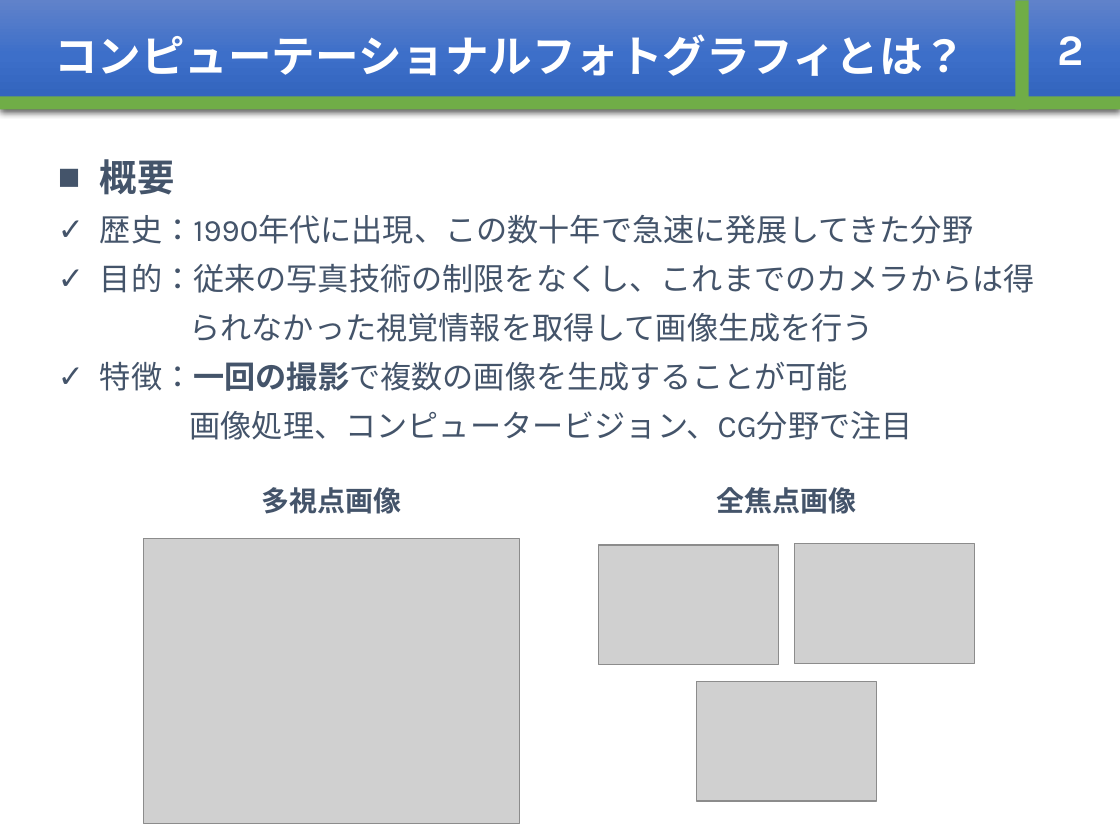
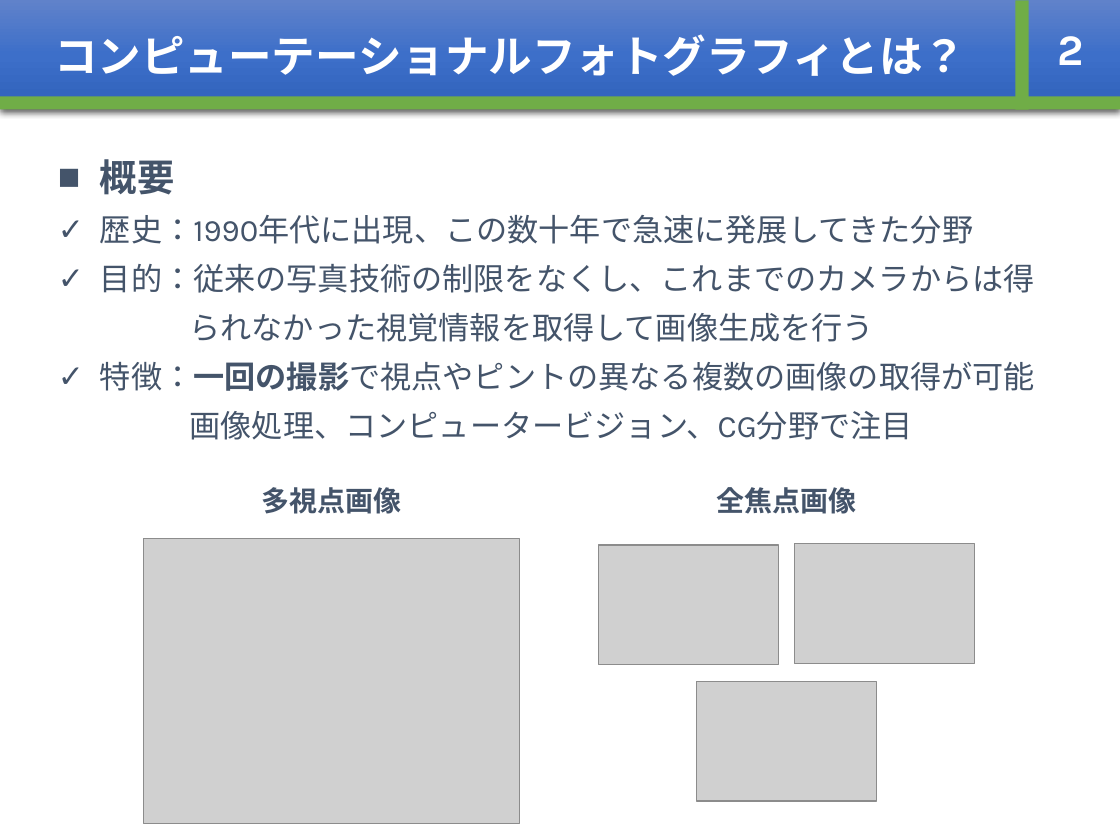
Before and after one commit to whcitizen/citizen_thesis, a slide deck: slide 3 of 03_mid_presentation/mid-presentation_20180219.pptx. Drawn at 1120x840 pixels with LibreOffice and Linux fonts; fonts in the diff are those of the drawing; grey boxes stand for pictures. Boxes give left, top, right and bottom in pixels: in the first picture for what was removed or moved away, otherwise in the second. Text is boxed around its words. In the diff, an @@ line names an element or a change of style, - is before the commit and + after.

```diff
--- a/03_mid_presentation/mid-presentation_20180219.pptx
+++ b/03_mid_presentation/mid-presentation_20180219.pptx
@@ text at [100,361,1035,391]: text changed @@
-✓ 特徴：一回の撮影で複数の画像を生成することが可能
+✓ 特徴：一回の撮影で視点やピントの異なる複数の画像の取得が可能
```
Also in this commit, not shown: 8 other slides changed.
